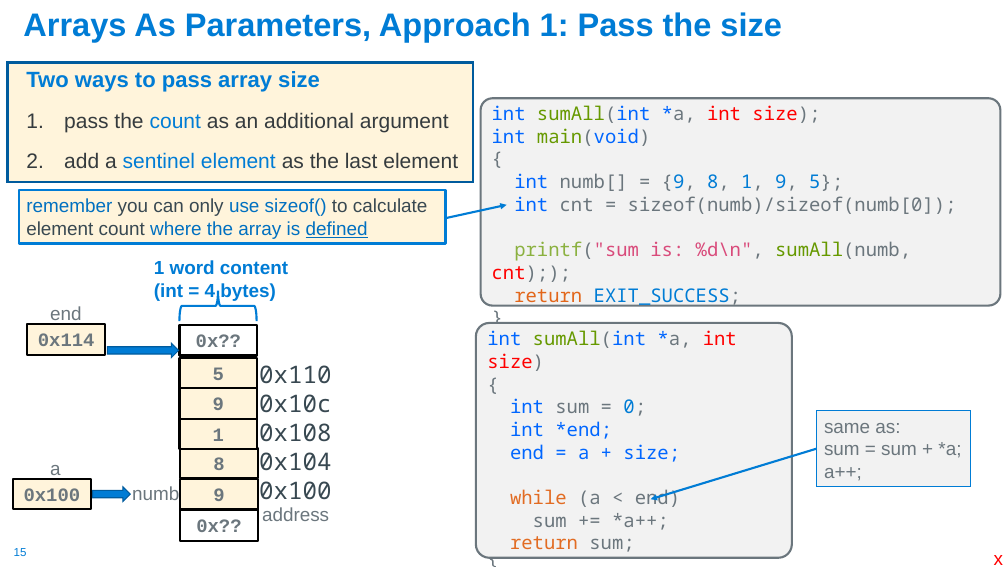
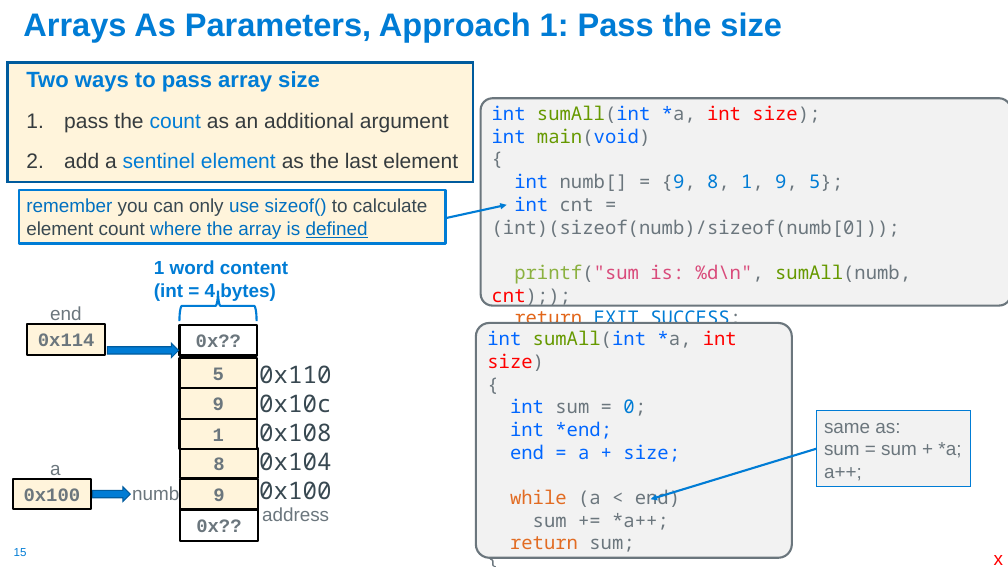
Before and after one commit to cse30-sp24/Muller-Slides, a slide deck: slide 15 of Lecture-7.pptx. Drawn at 1008x567 pixels with LibreOffice and Linux fonts; fonts in the diff are those of the drawing. Boxes give left, top, right and bottom in pixels: in the first picture for what was removed or moved away, otherwise in the second. Text is boxed around its words. In the diff, an @@ line names an element or a change of style, - is before the commit and + after.

```diff
--- a/Lecture-7.pptx
+++ b/Lecture-7.pptx
@@ rounded rectangle "int sumAll(int *a, int size);": place and size @@
-rounded rectangle "int sumAll(int *a, int size);" at [481, 98, 1001, 306]
+rounded rectangle "int sumAll(int *a, int size);" at [481, 98, 1008, 306]
@@ text in rounded rectangle at [492, 196, 900, 237]: text changed @@
-int cnt = sizeof(numb)/sizeof(numb[0]);
+int cnt = (int)(sizeof(numb)/sizeof(numb[0]));
```
Also in this commit, not shown: 4 other slides changed, 1 slide added, 1 other file.
